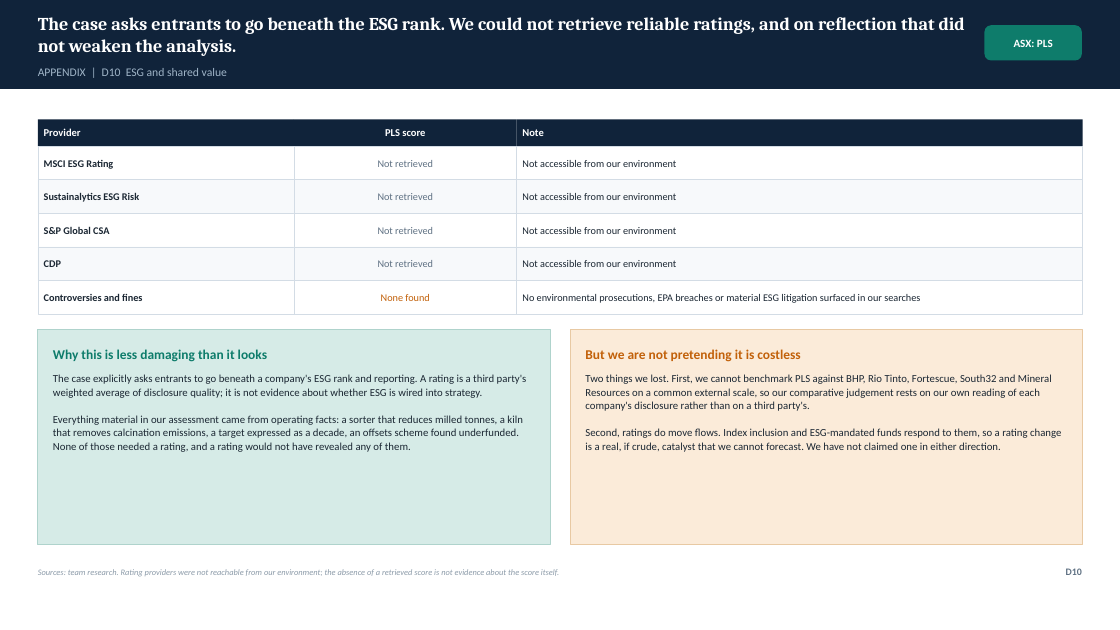
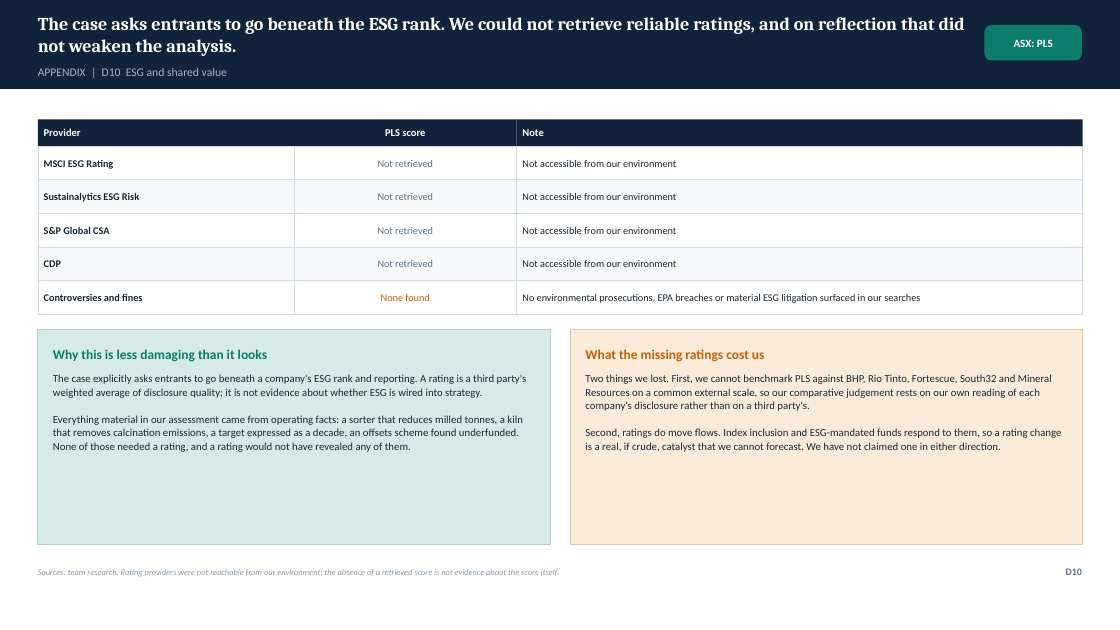
Before and after one commit to SportsSwap/for-claude, a slide deck: slide 58 of deck/PLS_Group_FMAA_2026.pptx. Drawn at 1120x630 pixels with LibreOffice and Linux fonts; fonts in the diff are those of the drawing. Boxes give left, top, right and bottom in pixels: in the first picture for what was removed or moved away, otherwise in the second. Text is boxed around its words. In the diff, an @@ line names an element or a change of style, - is before the commit and + after.

```diff
--- a/deck/PLS_Group_FMAA_2026.pptx
+++ b/deck/PLS_Group_FMAA_2026.pptx
@@ text at (585,349,765,362): text changed @@
-But we are not pretending it is costless
+What the missing ratings cost us
```
Also in this commit, not shown: 42 other slides changed, 1 slide added, 10 other files.
